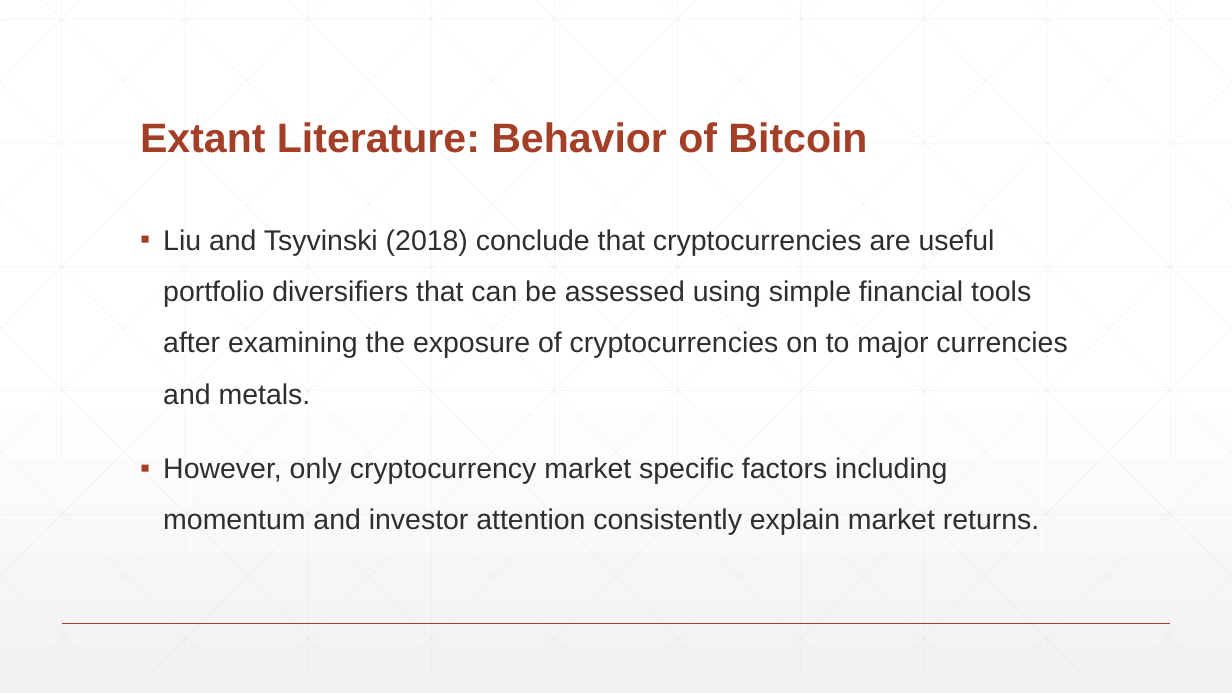
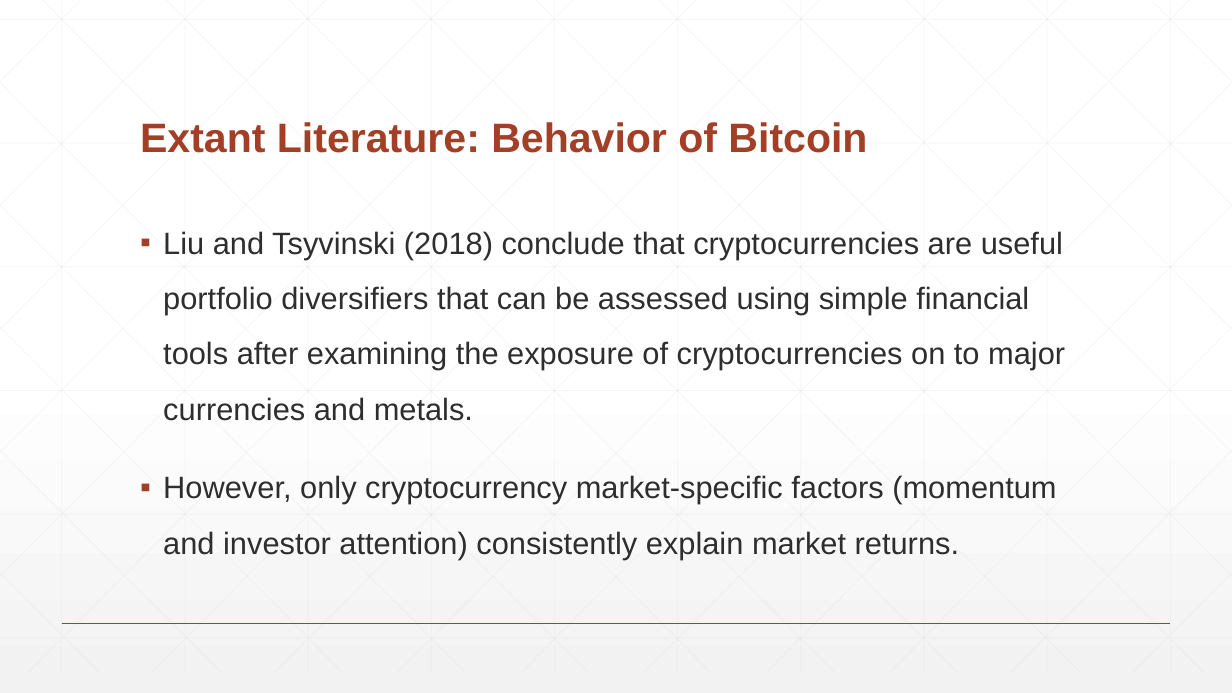
Before and after one commit to LongSimple/ECON-4008-Macro-Modeling, a slide deck: slide 13 of Writing Assignments/Preliminary Research Presentation.pptx. Drawn at 1232x693 pixels with LibreOffice and Linux fonts; fonts in the diff are those of the drawing. Boxes give left, top, right and bottom in pixels: in the first picture for what was removed or moved away, otherwise in the second. Text is boxed around its words. In the diff, an @@ line names an element or a change of style, - is before the commit and + after.

```diff
--- a/Writing Assignments/Preliminary Research Presentation.pptx
+++ b/Writing Assignments/Preliminary Research Presentation.pptx
@@ text at <box>163,231,1065,421</box>: size 22.2 to 24 pt in "Liu and Tsyvinski (2018) conclude that cryptocurrencies ..." @@
@@ text at <box>163,475,1056,560</box>: text changed; size 22.2 to 24 pt @@
-▪ However, only cryptocurrency market specific factors including momentum and investor attention consistently explain market returns.
+▪ However, only cryptocurrency market-specific factors (momentum and investor attention) consistently explain market returns.
```
Also in this commit, not shown: 7 other slides changed, 1 other file.
